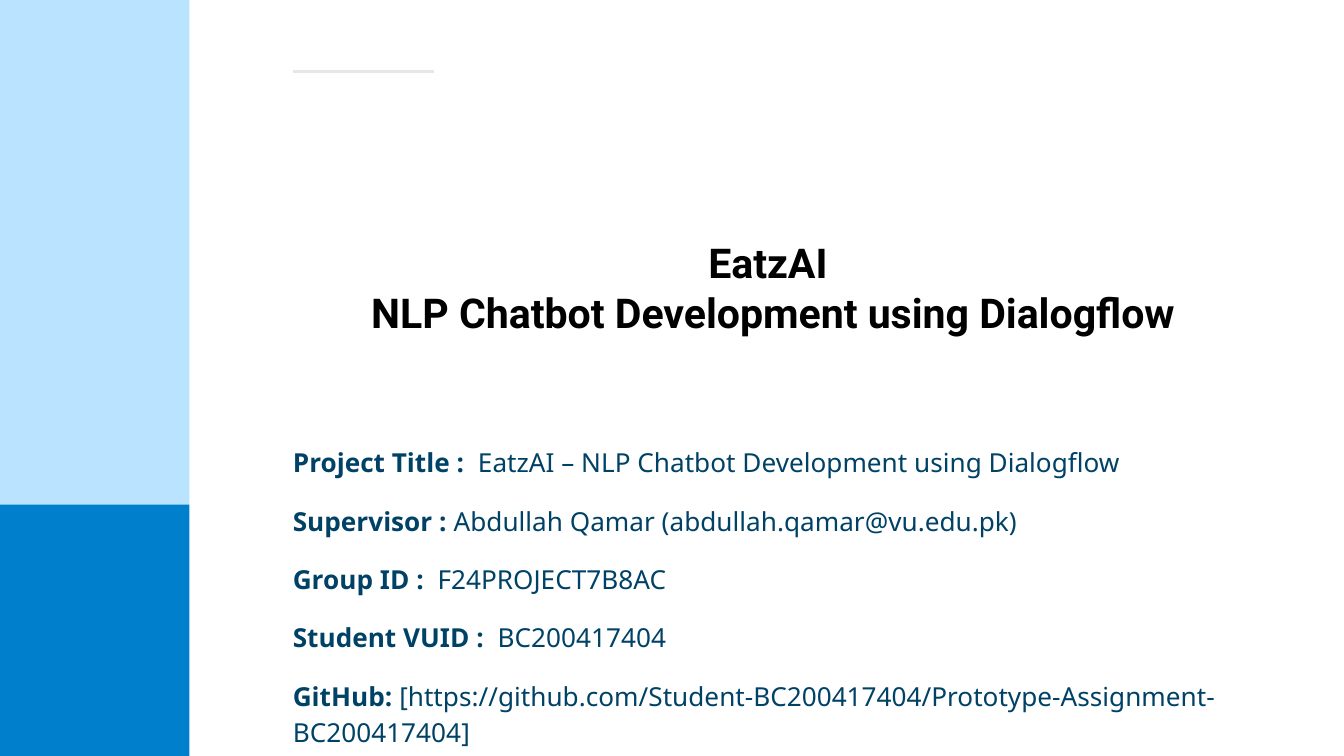
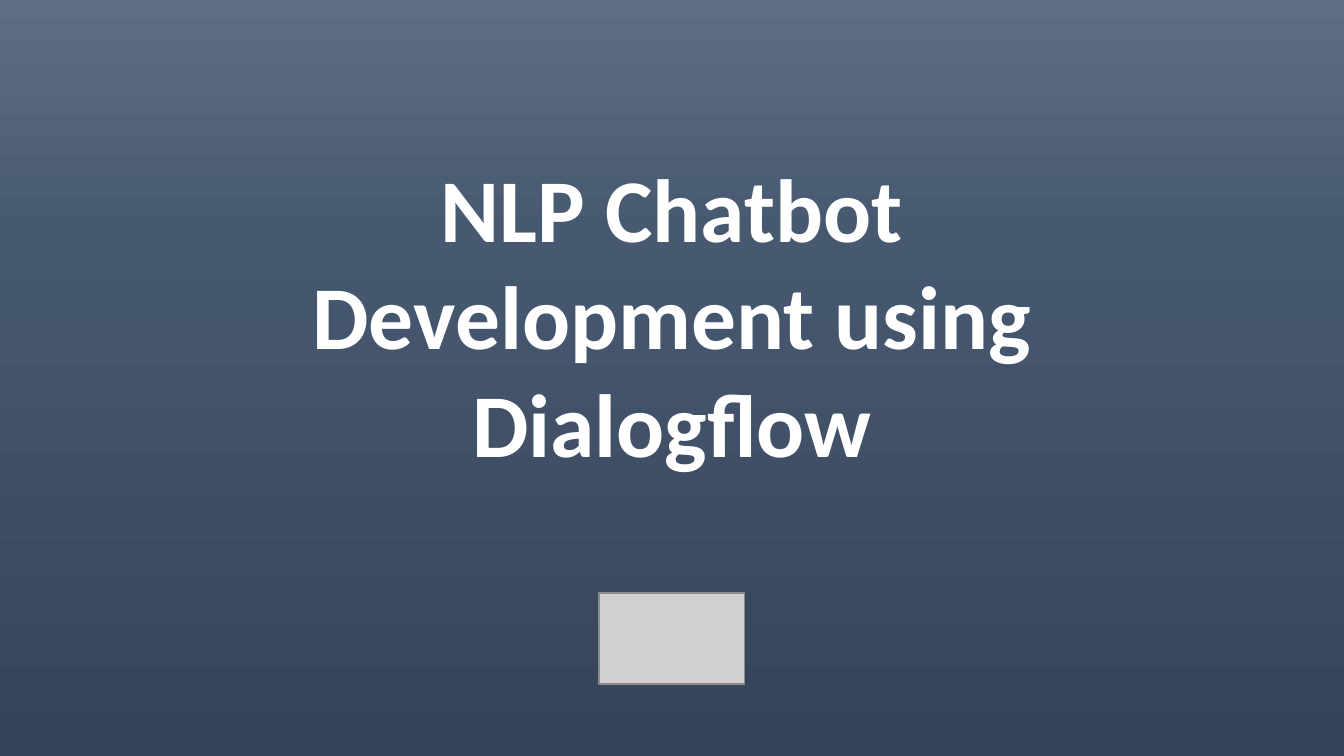
Before and after one commit to Student-BC200417404/Prototype-Assignment-BC200417404, a slide deck: slide 1 of documents/final-presentation.pptx. Drawn at 1344x756 pixels with LibreOffice and Linux fonts; fonts in the diff are those of the drawing; grey boxes stand for pictures. Boxes give left, top, right and bottom in pixels: in the first picture for what was removed or moved away, otherwise in the second. Text is boxed around its words. In the diff, an @@ line names an element or a change of style, - is before the commit and + after.

```diff
--- a/documents/final-presentation.pptx
+++ b/documents/final-presentation.pptx
@@ background #FFFFFF to gradient #5E6D85 to #495A73 to #35445A @@
@@ rectangle removed at (x1=0, y1=0, x2=190, y2=504) @@
@@ line removed from (293, 73) to (434, 73) @@
@@ title "NLP Chatbot Development using Dialogflow" moved from (x1=371, y1=248, x2=1174, y2=337) to (x1=313, y1=179, x2=1031, y2=472) @@
@@ title "NLP Chatbot Development using Dialogflow" at (x1=313, y1=179, x2=1031, y2=472): size 22 to 48 pt, font Roboto to Calibri, text colour #000000 to #FFFFFF; vertical alignment top to middle @@
@@ title at (x1=708, y1=248, x2=827, y2=279): paragraph removed @@
-EatzAI
@@ text removed at (x1=293, y1=452, x2=1214, y2=746) @@
-Project Title : EatzAI – NLP Chatbot Development using Dialogflow
-Supervisor : Abdullah Qamar (abdullah.qamar@vu.edu.pk)
-Group ID : F24PROJECT7B8AC
-Student VUID : BC200417404
-GitHub: [https://github.com/Student-BC200417404/Prototype-Assignment-BC200417404]
@@ rectangle removed at (x1=0, y1=504, x2=190, y2=755) @@
@@ picture added at (x1=599, y1=593, x2=745, y2=684) @@
```
Also in this commit, not shown: 17 slides added, 17 slides removed, 8 other files.
